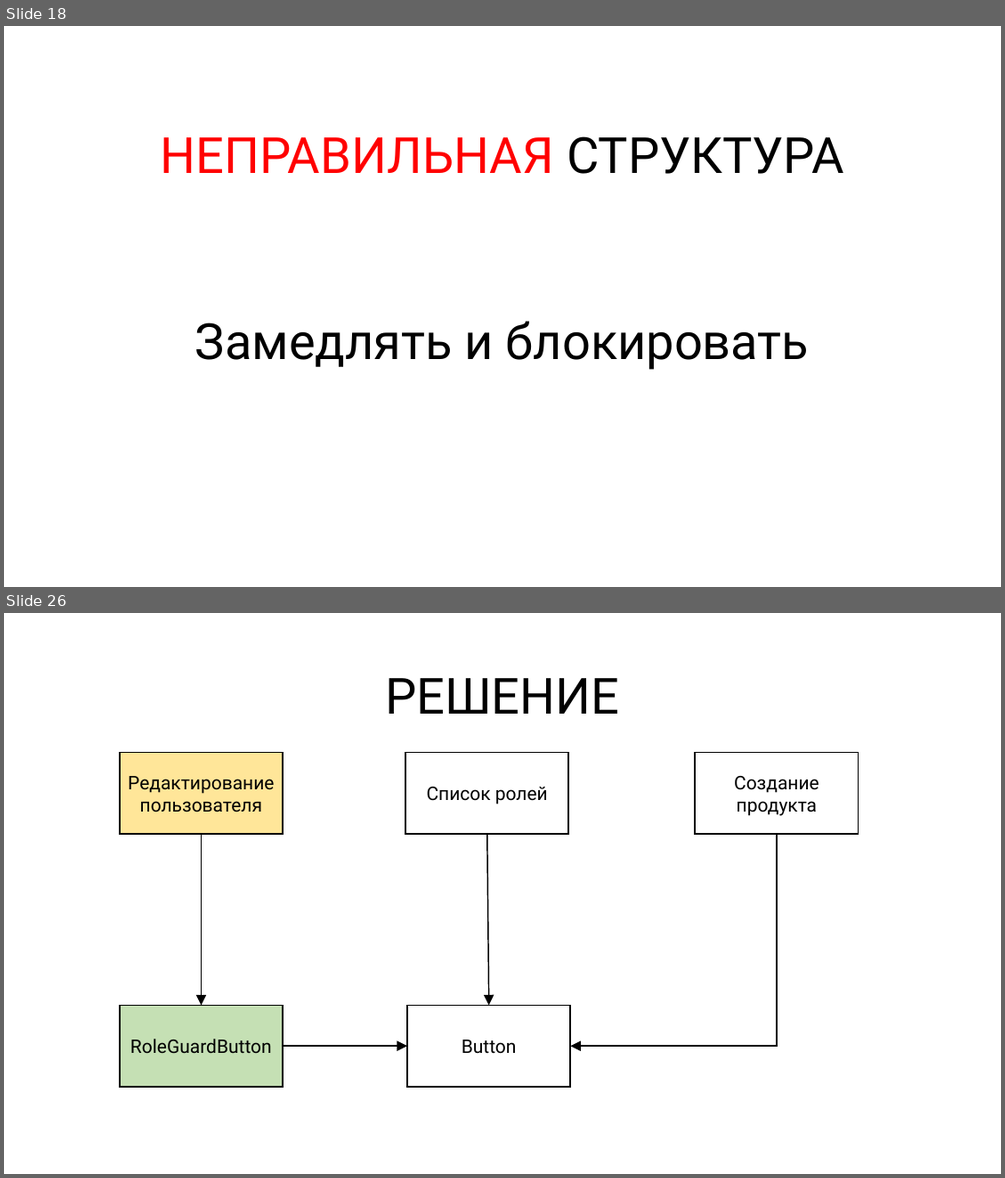
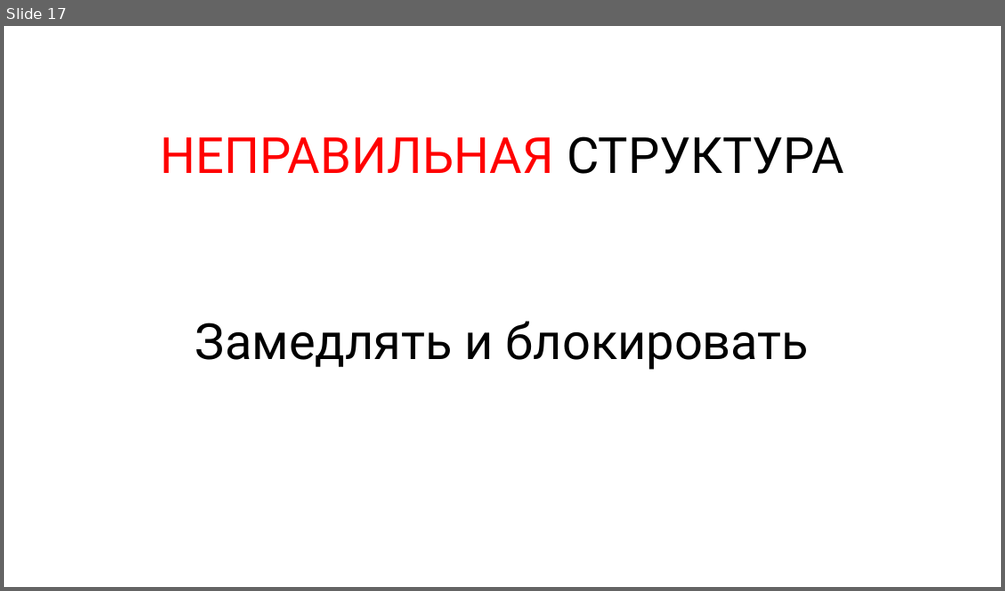
Before and after one commit to rkhaimov/brain-gym, a slide deck: Презентация.pptx. Shown one above the other, each under a label of ours: slides 18 and 26 before the commit, slide 17 after it; the slides between them are not shown. The pictures are 1005x1178 and 1005x591 pixels, drawn with LibreOffice and Linux fonts; fonts in the diff are those of the drawing; background and template pictures are left out. Boxes give left, top, right and bottom in pixels: in the first picture for what was removed or moved away, otherwise in the second. Text is boxed around its words. In the diff, an @@ line names an element or a change of style, - is before the commit and + after.

```diff
--- a/Презентация.pptx
+++ b/Презентация.pptx
@@ slide 26 removed at (x1=4, y1=613, x2=1001, y2=1174), background picture (left out) @@
@@ text removed at (x1=385, y1=678, x2=619, y2=714) @@
-РЕШЕНИЕ
@@ rectangle removed at (x1=120, y1=752, x2=283, y2=834) @@
-Редактирование пользователя
@@ rectangle removed at (x1=405, y1=752, x2=568, y2=834) @@
-Список ролей
@@ rectangle removed at (x1=695, y1=752, x2=858, y2=834) @@
-Создание продукта
@@ arrow removed from (202, 834) to (202, 1005) @@
@@ arrow removed from (487, 834) to (488, 1005) @@
@@ elbow arrow removed from (777, 834) to (571, 1046) @@
@@ rectangle removed at (x1=120, y1=1005, x2=283, y2=1086) @@
-RoleGuardButton
@@ rectangle removed at (x1=407, y1=1005, x2=570, y2=1086) @@
-Button
@@ arrow removed from (283, 1046) to (407, 1046) @@
@@ what was slide 18 is now slide 17 @@
```
Also in this commit, not shown: 1 slide changed, 16 slides added, 75 other slides removed.
